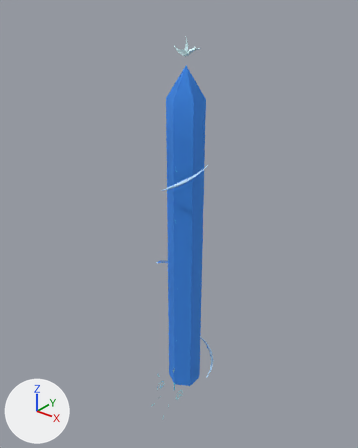
An edit to the glTF model web/public/assets/game/props/rodfx-tempest.glb, drawn before and after from the same camera.
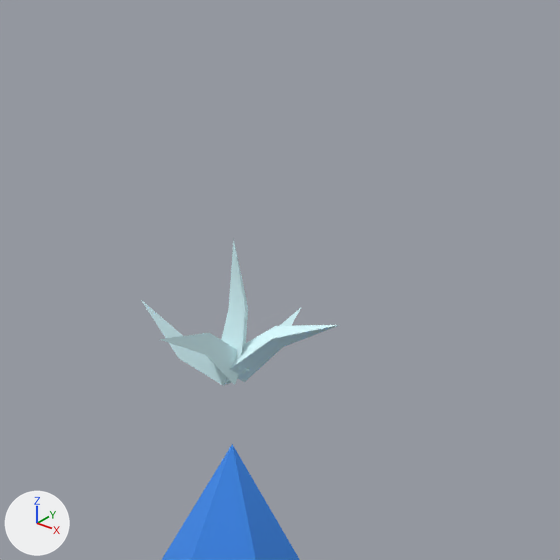
The first picture shows the older version from a camera (50 mm lens) standing at (0.696, -0.895, 1.111) and looking at (-0.012, -0.01, 0.563). The close-ups show the older and then the newer version on the part from 43% to 65% of the width and 0% to 18% of the height of that picture. Only the edits that show in the close-ups are written down. The axes (+X, +Y, +Z) are drawn at lower left. The lights are the same throughout.

Before the edit, the objects in view are built like this:
```python
me_aura = bpy.data.meshes.new('Aura')
me_aura.from_pydata(...)  # 68 vertices, 132 faces; spans x -0.039..0.039, y -0.046..0.046, z 0.062..0.95
me_aura.materials.append(mat_aura_aura)
me_spark = bpy.data.meshes.new('Spark')
me_spark.from_pydata(...)  # 36 vertices, 60 faces; spans x -0.0327..0.0337, y -0.036..0.0347, z -0.0048..0.0379
me_spark.materials.append(mat_spark_glow)
ob_aura = bpy.data.objects.new('Aura', me_aura)
ob_aura.location = (0.0, 0.0, 0.0)
ob_spark = bpy.data.objects.new('Spark', me_spark)
ob_spark.location = (0.0, 0.0, 0.9718)
```
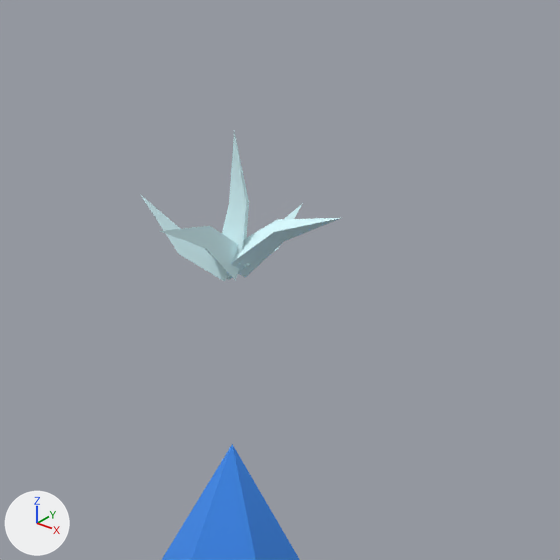
Boxes (x1, y1, x2, y2) around the edits, measured in the close-ups (560 x 560 px):
'Spark', moved: before (141, 238, 339, 386); after (140, 131, 341, 281)

The change in detail:
Object 'Spark' (ob_spark) moves from (0.0, 0.0, 0.9718) to (0.0, 0.0, 1.0021).
